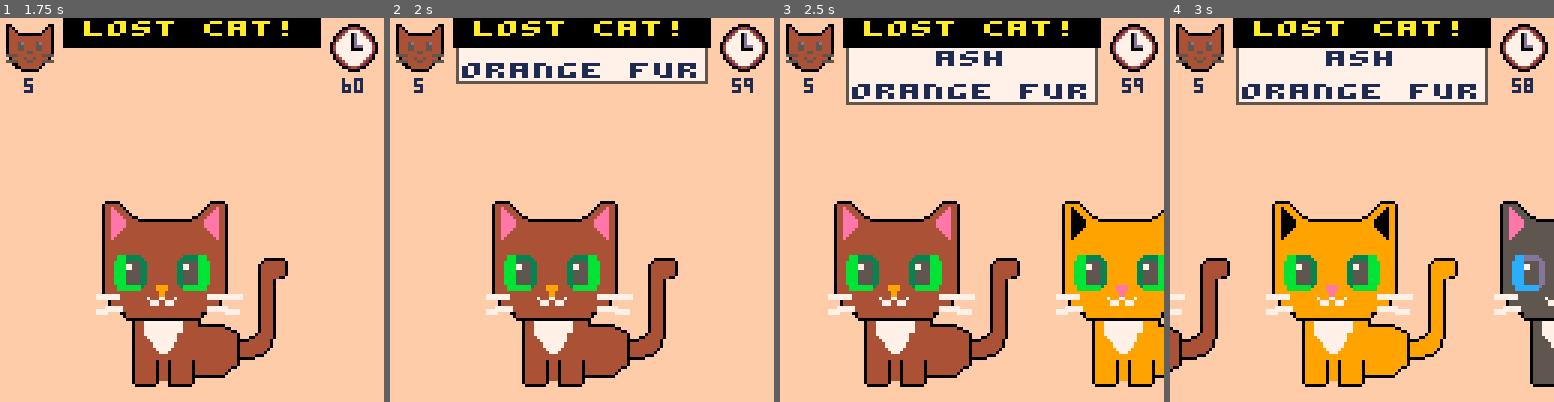
Above: before the commit, frames 1-4 (left to right).
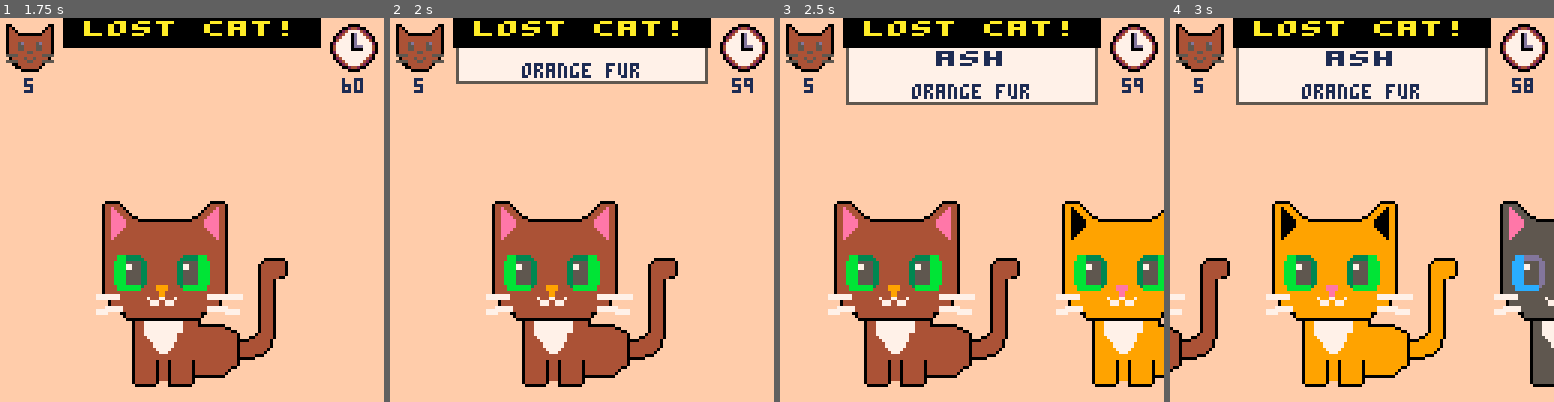
Above: after the commit, the same moments.

Repository: pcal43/pico8-papurrs-please
Game: PICO-8 cartridge pico8-home/carts/lost-cats.p8
Two runs of this game, one before a commit and one after it. Both use one fixed random seed, a clock stepped at 60 frames per second and the inputs below.
Inputs:
- Up to frame 1 (1.75 s): tap X (X key) at 0.33, 1.07 s; tap O (Z key) at 0.7, 1.7 s; hold Right from 1.6 s (still down)
- Up to frame 2 (2 s): keep holding Right; tap X (X key) at 1.85 s
- Up to frame 3 (2.5 s): release Right at 2.1 s; tap O (Z key) at 2.1 s; hold Right from 2.47 s (still down)
- Up to frame 4 (3 s): keep holding Right; tap O (Z key) at 2.5, 2.9 s; tap X (X key) at 2.97 s

Frame 1 is identical in both runs. In frame 2, 1.1% of the frame differs, in the area x 18-80%, y 11-16%; in frame 3, 1.1%; in frame 4, 1.1%.

Commit message:
checkpoint

Diff:
--- a/pico8-home/carts/src/GameScreen.lua
+++ b/pico8-home/carts/src/GameScreen.lua
@@ -239,7 +239,7 @@
                     yield()
                 end
                 -- scroll cats off screen and wait for scrolling to finish
-                self.scrollPos = #self.catList + 20
+                self.targetPos = #self.catList + 2
                 while self.scrollPos != self.targetPos do
                     yield()
                 end
--- a/pico8-home/carts/src/Poster.lua
+++ b/pico8-home/carts/src/Poster.lua
@@ -17,7 +17,7 @@
         if not first then
             self.traitText = self.traitText.."\n"
         end
-        self.traitText = self.traitText.."\^w"..trait_value.name
+        self.traitText = self.traitText..trait_value.name
         first = false
     end
 
